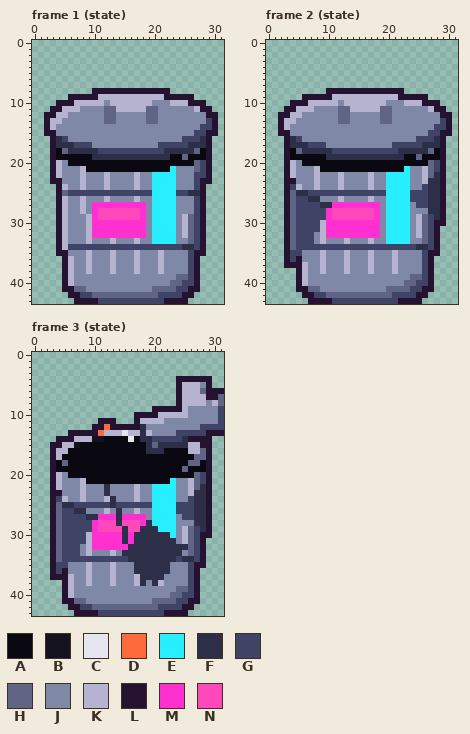
Two versions of one pixel-art file, assets/props/bin.aseprite. Above, as it was before the edit.
32x44 pixels, 4 frames. Colours within 5 levels of each other are drawn and written as one. Shown: frame 1 (state), frame 2 (state), frame 3 (state). The commit also changed other frames, which this record leaves out.
Palette (. is transparent): A #0a0911  B #13121e  C #e6e6f0  D #ff6a3d  E #27efff  F #2d2e47  G #3f4466  H #606586  J #8088a8  K #b6b3d0  L #241230  M #ff2fd0  N #ff48ba
Pixels before, frame 1 (state), first column x 2:
 8 ........LLLLLLLLLLLLL........
 9 ....LLLLLKKKKKKKKKKKLLLLL....
10 ..LLLKKKKKJKKKKKKKJJJKKKLLL..
11 .LLKKKJJJJHHKKKKKHHJJJJJJKLL.
12 LLKKJJJJJJHHJJJJJHHJJJJJJJJLL
13 LKKJJJJJJJHHJJJJJHHJJJJJJJJGL
14 LKJJJJJJJJJJJJJJJJJJJJJJJJGGL
15 LLJJJJJJJJJJJJJJJJJJJJJJJGGLL
16 .LFGJJJJJJJJJJJJJJJJJJJGGGFL.
17 .LFFFGGGJJJJJJJJJJJGGGGGFFFL.
18 .LAHFFFFFGGGGGGGGGGGFFFFFHAL.
19 .LAAAAAAFFFFFFFFFFFFFAAHAAAL.
20 .LKJAAAAAAAAAAAAAAAAAAAAAHGL.
21 .LKJJJKAAAAAAAAAAAAAAEJJJHGL.
22 .LKJJJKJJJKJJJJKJJEEEEJJJGGL.
23 .LLJJJKJJJKJJJJKJJEEEEJJJGLL.
24 ..LKJJKJJJKJJJJKJJEEEEJJJGL..
25 ..LHGGGGGGGGGGGGGGEEEEGGFFL..
26 ..LKJJKJJJKJJJJKJJEEEEJJJGL..
27 ..LKJJKJMMMMMMMMMJEEEEJJJGL..
28 ..LKJJKJMNNNNNNNMJEEEEJJJGL..
29 ..LKJJJKMNNNNNNNMJEEEEJKHGL..
30 ..LKJJJKMMMMMMMMMJEEEEJKHGL..
31 ..LKJJJKMMMMMMMMMJEEEEJKHGL..
32 ..LKJJJKMMMMMMMMMJEEEEJKHGL..
33 ..LKJJJKJJJKJJJKJJEEEEJJHGL..
34 ..LKGGGGGGGGGGGGGGGGGGGFFGL..
35 ..LLJJJKJJJKJJJKJJJKJJJJGLL..
36 ...LKJJKJJJKJJJKJJJKJJJJGL...
37 ...LKJJKJJJKJJJKJJJKJJJJGL...
38 ...LKJJKJJJKJJJKJJJKJJJJGL...
39 ...LKJJJJJJJJJJJJJJJJJHHGL...
40 ...LKJJJJJJJJJJJJJJJJHHGGL...
41 ...LLHHJJJJJJJJJJJHHHHGGLL...
42 ....LLGGHHHHHHHHHHHGGGGLL....
43 .....LLLLGGGGGGGGGGGLLLL.....
Pixels before, frame 2 (state), first column x 2:
 8 ........LLLLLLLLLLLLL........
 9 ....LLLLLKKKKKKKKKKKLLLLL....
10 ..LLLKKKKKJKKKKKKKJJJKKKLLL..
11 .LLKKKJJJJHHKKKKKHHJJJJJJKLL.
12 LLKKJJJJJJHHJJJJJHHJJJJJJJJLL
13 LKKJJJJJJJHHJJJJJHHJJJJJJJJGL
14 LKJJJJJJJJJJJJJJJJJJJJJJJJGGL
15 LLJJJJJJJJJJJJJJJJJJJJJJJGGLL
16 .LFGJJJJJJJJJJJJJJJJJJJGGGFL.
17 .LFFFGGGJJJJJJJJJJJGGGGGFFFL.
18 .LAHFFFFFGGGGGGGGGGGFFFFFHAL.
19 .LAAAAAAFFFFFFFFFFFFFAAHAAAL.
20 .LKJAAAAAAAAAAAAAAAAAAAAAHGL.
21 .LKJJJKAAAAAAAAAAAAAAEJJKHGL.
22 .LKJJJKJJJKJJJJKJJEEEEJJKHFL.
23 .LLJJJKJJJKJJJJKJJEEEEJJKFFL.
24 .LGKJJKJJJKJJJJKJJEEEEJJGFFL.
25 .LHFFGGGGGGGGGGGGGEEEEGGGFFL.
26 .LHGGFFJJJKJJJJKJJEEEEGGGFFL.
27 .LHGGGGFFMMMMMMMMJEEEEJGGFFL.
28 .LHGGGGGMNNNNNNNMJEEEEJJJFFL.
29 .LHGGGGGMNNNNNNNMJEEEEJKHGFL.
30 .LHGGGGKMMMMMMMMMJEEEEJKHGLL.
31 .LHGGGGKMMMMMMMMMJEEEEJKHGL..
32 .LHGGGJKMMMMMMMMMJEEEEJKHGL..
33 .LHGGGJKJJJKJJJKJJEEEEJJHGL..
34 .LHGGGGGGGGGGGGGGGGGGGGFFGL..
35 .LGGJJJKJJJKJJJKJJJKJJJJGLL..
36 .LGLJJJKJJJKJJJKJJJKJJJJGL...
37 .LLLKJJKJJJKJJJKJJJKJJJJGL...
38 ...LKJJKJJJKJJJKJJJKJJJJGL...
39 ...LKJJJJJJJJJJJJJJJJJHHGL...
40 ...LKJJJJJJJJJJJJJJJJHHGGL...
41 ...LLHHJJJJJJJJJJJHHHHGGLL...
42 ....LLGGHHHHHHHHHHHGGGGLL....
43 .....LLLLGGGGGGGGGGGLLLL.....
Pixels before, frame 3 (state), first column x 3:
 4 .....................LLLLLL..
 5 .....................LKKKJL..
 6 .....................LKKKHLLL
 7 .....................LKKKKLLH
 8 .....................LKKKKJKH
 9 .................LLLLLKJJJJJG
10 ..............LLLLKKKKKJJJJJG
11 ........LLL...LKKKKJJJJJJJJJG
12 .......LLDLLLLLFJJJJJJJJJGGGG
13 ...LLLLLDKKKCKKFKJJJJGGGGGLLL
14 .LLLKKKBBAAAACAFFGGGGGFLLLL..
15 LLKKBAAAAAAAAAAAFHFFFFFKKLL..
16 LKKAAAAAAAAAAAAAFFFAAAAKKHL..
17 LKAAAAAAAAAAAAAAAAAAAAAAHHL..
18 LAHAAAAAAAAAAAAAAAAAAAAHHAL..
19 LAAAAAAAAAAAAAAAAAAAAAHAAAL..
20 LKJAAAAAAAAAAAAAAAAAAAAAHGL..
21 LKJJJKAAAAAAAAAAAAAAEJJKHGL..
22 LKJJJKJJJFJJJJKJJEEEEJJKHFL..
23 LLJJJKJJJFJJJJKJJEEEEJJKFFL..
24 LGKJJKJJJKFJJJKJJEEEEJJGFFL..
25 LHFFGGGGGGFGGGGGGEEEEGGGFFL..
26 LHGGFFJJJKJFJJKJJEEEEGGGFFL..
27 LHGGGGFFMMMFMMMMJEEEEJGGFFL..
28 LHGGGGGMNNNFNNNMFEEEEJJJFFL..
29 LHGGGGGMNNNNFNNFFFEEEJKHGFL..
30 LHGGGGKMMMMMFMFFFFFFEJKHGLL..
31 LHGGGGKMMMMMFMFFFFFFFJKHGL...
32 LHGGGJKMMMMMMFFFFFFFFFFHGL...
33 LHGGGJKJJJKJFFFFFFFFFFJHGL...
34 LHGGGGGGGGGGGFFFFFFFFGFFGL...
35 LGGJJJKJJJKJJJFFFFFFJJJGLL...
36 LGLJJJKJJJKJJJFFFFFFJJJGL....
37 LLLKJJKJJJKJJJKFFFFJJJJGL....
38 ..LKJJKJJJKJJJKFJFKJJJJGL....
39 ..LKJJJJJJJJJJJJJJJJJHHGL....
40 ..LKJJJJJJJJJJJJJJJJHHGGL....
41 ..LLHHJJJJJJJJJJJHHHHGGLL....
42 ...LLGGHHHHHHHHHHHGGGGLL.....
43 ....LLLLGGGGGGGGGGGLLLL......
The result:
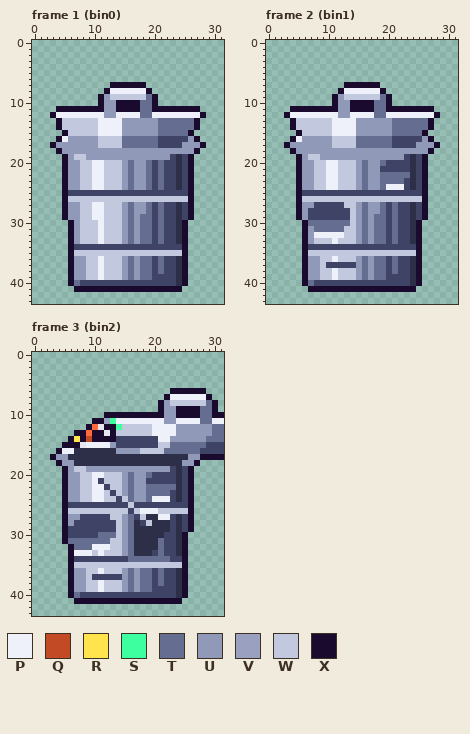
Colours new in this view: P #eef0fa  Q #c24a24  R #ffe44d  S #3dffa0  T #656d90  U #9199b8  V #9aa0c0  W #c2c8de  X #1a0b2e
What changed:
Changed rows in their new state; - is an unchanged pixel.
Frame 1 (bin0):
first column x 2:
 7 -----------XXXXXX------------
 8 --------..XPPPPPPX...--------
 9 ----.....XUWWWWWWTX......----
10 --.......XUUXXXXTTX........--
11 -.XXXXXXXXUUXXXXTTXXXXXXXX..-
12 .XPPPPPPPPUUPPPPTTPPPPPPPPX..
13 ..XWWWWWWPPPPUUUUUUTTTTTTX...
14 ..XWWWWWWPPPPUUUUUUTTTTTTX...
15 ...XWWWWWPPPPUUUUUUTTTTTX....
16 -.XPUUUUUWWWWTTTTTTGGGG-UX..-
17 -XUUUUUUUWWWWTTTTTT----UUUX.-
18 -.XUUUUUUUUUUUUUUUUUUUUUUX..-
19 -..XUWWUUUUUUUUUUUUUUGFGX...-
20 -..XUUWWPPWWWUTUUTGTGGFGX...-
21 -..XUUWWPPWWWUTUUTGTGGFGX...-
22 -..XUUWWPPWWWUTUUTGTGGFGX...-
23 -..XUUWWPPWWWUTUUTGTGGFGX...-
24 --.XUUWWPPWWWUTUUTGTGGFGX..--
25 --.X--------------GGGG--X..--
26 --.XWWWWWWWWWWWWWWWWWWWWX..--
27 --.XUUWWPPWWWUTUUTGTGGFGX..--
28 --.XUUWWPPWWWUTUUTGTGGFGX..--
29 --.XUUWWPPWWWUTUTTGTGGFGX..--
30 --..XUWWWPWWWUTUTTGTGGFX...--
31 --..XUWWWPWWWUTUTTGTGGFX...--
32 --..XUWWWPWWWUTUTTGTGGFX...--
33 --..XUWWWPWWWUTUTTGTGGFX...--
34 --..X------------------X...--
35 --..XWWWWWWWWWWWWWWWWWWX...--
36 ---.XUUWWPWWWUTUTTGTGGFX..---
37 ---.XUUWWPWWWUTUTTGTGGFX..---
38 ---.XUUWWPWWWUTUTTGTGGFX..---
39 ---.XUUWWPWWWUTUTTGGGGFX..---
40 ---.XTGGGGGGGGGGGGGGGGFX..---
41 ---..XXXXXXXXXXXXXXXXXX...---
42 ----.....................----
43 -----...................-----
Frame 2 (bin1):
first column x 2:
 7 -----------XXXXXX------------
 8 --------..XPPPPPPX...--------
 9 ----.....XUWWWWWWTX......----
10 --.......XUUXXXXTTX........--
11 -.XXXXXXXXUUXXXXTTXXXXXXXX..-
12 .XPPPPPPPPUUPPPPTTPPPPPPPPX..
13 ..XWWWWWWPPPPUUUUUUTTTTTTX...
14 ..XWWWWWWPPPPUUUUUUTTTTTTX...
15 ...XWWWWWPPPPUUUUUUTTTTTX....
16 -.XPUUUUUWWWWTTTTTTGGGG-UX..-
17 -XUUUUUUUWWWWTTTTTT----UUUX.-
18 -.XUUUUUUUUUUUUUUUUUUUUUUX..-
19 -..XUWWUUUUUUUUUUUUUUGFGX...-
20 -..XUUWWPPWWWUTUUTGGGGFGX...-
21 -..XUUWWPPWWWUTUUGGGGGFGX...-
22 -..XUUWWPPWWWUTUUTTTTTFGX...-
23 -..XUUWWPPWWWUTUUTTTTGFGX...-
24 -..XUUWWPPWWWUTUUTPPPGFGX...-
25 -..XG-------------GGGG--X...-
26 -..XWWWWWWWWWWWWWWWWWWWWX...-
27 -..XUU-GGGGWWUTUUTGTGGF-X...-
28 -..XU---GGGGWUTUUTGTGGFGX...-
29 -..XU---GGGGWUTUTTGTGGFGX...-
30 -...XTTTTTTTWUTUTTGTGGFX....-
31 -...XUTTTTTWWUTUTTGTGGFX...--
32 -...XUPPPPPWWUTUTTGTGGFX...--
33 -...XUWWWPWWWUTUTTGTGGFX...--
34 -...X------------------X...--
35 -...XWWWWWWWWWWWWWWWWWWX...--
36 -...XUUWWPWWWUTUTTGTGGFX..---
37 -...XUUWGGGGGUTUTTGTGGFX..---
38 ---.XUUWWPWWWUTUTTGTGGFX..---
39 ---.XUUWWPWWWUTUTTGGGGFX..---
40 ---.XTGGGGGGGGGGGGGGGGFX..---
41 ---..XXXXXXXXXXXXXXXXXX...---
42 ----.....................----
43 -----...................-----
Frame 3 (bin2):
first column x 3:
 4 ---------------------......--
 5 ---------------------......--
 6 --------------------XXXXXX...
 7 -------------------XPPPPPPX..
 8 ------------------XUWWWWWWTX.
 9 -----------------.XUUXXXXTTX.
10 ---------XXXXXXXXXXUUXXXXTTXX
11 -------XXVSPPPPPPPPUUPPPPTTPP
12 ------XDCXXSWWWWWPPPPUUUUUUTT
13 ---.XXDXXCXWWWWWWPPPPUUUUUUTT
14 -..XRXQXXXXGGGGGG-PPUUUUUUTTT
15 ..XXXCPPPPUGGGGGGGWWTTTTTTGGG
16 .XPPFFFFFFFUUUUWWWWTTTTTTGGGG
17 XUUFFFFFFFFFFFFFFFFFFFFUUXXXX
18 .XUUFFFFFFFFFFFFFFFFFFUUX..--
19 ..XUWWUUUUUUUUUUUUUUGFGX...--
20 ..XUUWWPPWWWUTUUTGGGGFGX...--
21 ..XUUWWPGWWWUTUUGGGGGFGX...--
22 ..XUUWWPPGWWUTUUTTTTTFGX...--
23 ..XUUWWPPWGWUTUUTTTTGFGX...--
24 ..XUUWWPPWWGWTUUTPPPGFGX...--
25 ..XG------G--W---GGGG--X...--
26 ..XWWWWWWWWWWGWPPPWWWWWX...--
27 ..XUU-GGGGWWUTGWFFPPGF-X...--
28 ..XU---GGGGWUTFGWFFFGFGX...--
29 ..X----GGGGWUTF---FFGFGX...--
30 ..X---GGTTTWUT-----GGFX....--
31 ..XTTTTTTTWWUT----TGGFX...---
32 ...XTTTPPPWWUT----TGG-X...---
33 ...XPPPWPWWWUT---GTGG-X...---
34 ...X---------TTTTTTTG-X...---
35 ...XWWWWWWWWWWWWWWWWWWX...---
36 ...XUUWWPWWWUTUTTGTGGFX..----
37 ...XUUWGGGGGUTUTTGTGGFX..----
38 --.XUUWWPWWWUTUTTGTGGFX..----
39 --.XUUWWPWWWUTUTTGGGGFX..----
40 --.XTGGGGGGGGGGGGGGGGFX..----
41 --..XXXXXXXXXXXXXXXXXX...----
42 ---.....................-----
43 ----...................------
Boxes around the changes in both pictures, in picture pixels (x1, y1, x2, y2):
changed: (44, 82, 218, 304)
changed: (278, 82, 452, 304)
changed: (50, 376, 224, 616)
